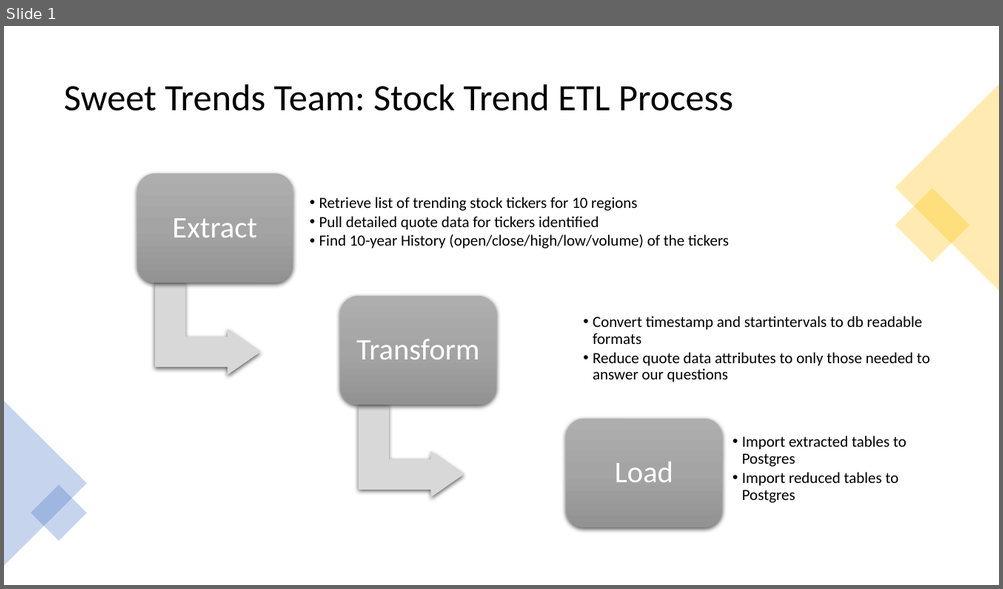
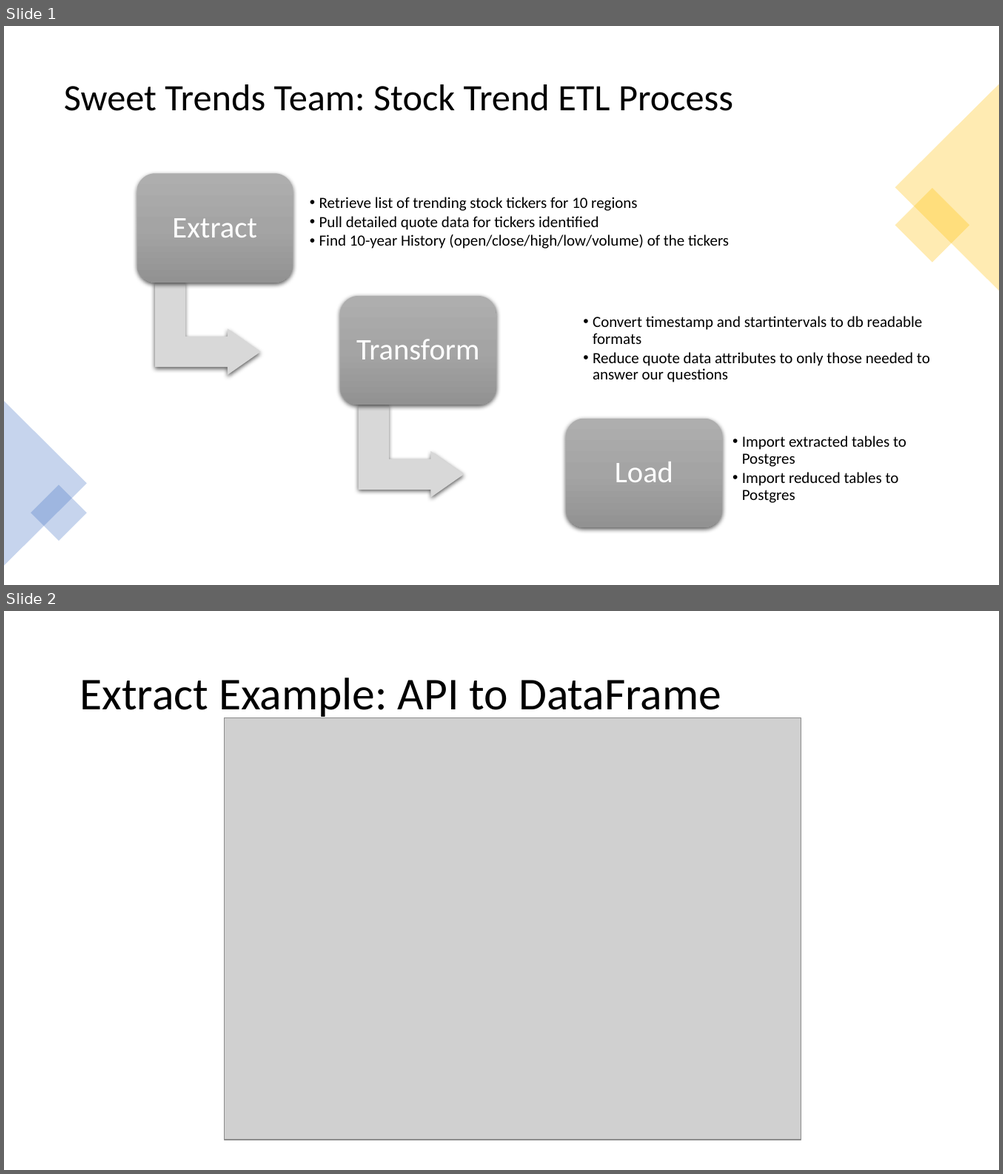
Before and after one commit to V-Villagomez/ETL-Stock-Trends, a slide deck: diagrams/Stock Trends ETL Process.pptx. Shown one above the other, each under a label of ours: slide 1 before the commit, slides 1 and 2 after it. The pictures are 1003x589 and 1003x1174 pixels, drawn with LibreOffice and Linux fonts; fonts in the diff are those of the drawing; grey boxes stand for pictures. Boxes give left, top, right and bottom in pixels: in the first picture for what was removed or moved away, otherwise in the second. Text is boxed around its words. In the diff, an @@ line names an element or a change of style, - is before the commit and + after.

```diff
--- a/diagrams/Stock Trends ETL Process.pptx
+++ b/diagrams/Stock Trends ETL Process.pptx
@@ slide 2 added at box(4, 611, 999, 1170), background #FFFFFF @@
@@ title added at box(79, 678, 721, 721), 44 pt, text #000000 @@
+Extract Example: API to DataFrame
@@ picture added at box(224, 718, 801, 1141) @@
```
Also in this commit, not shown: 2 other slides added.
